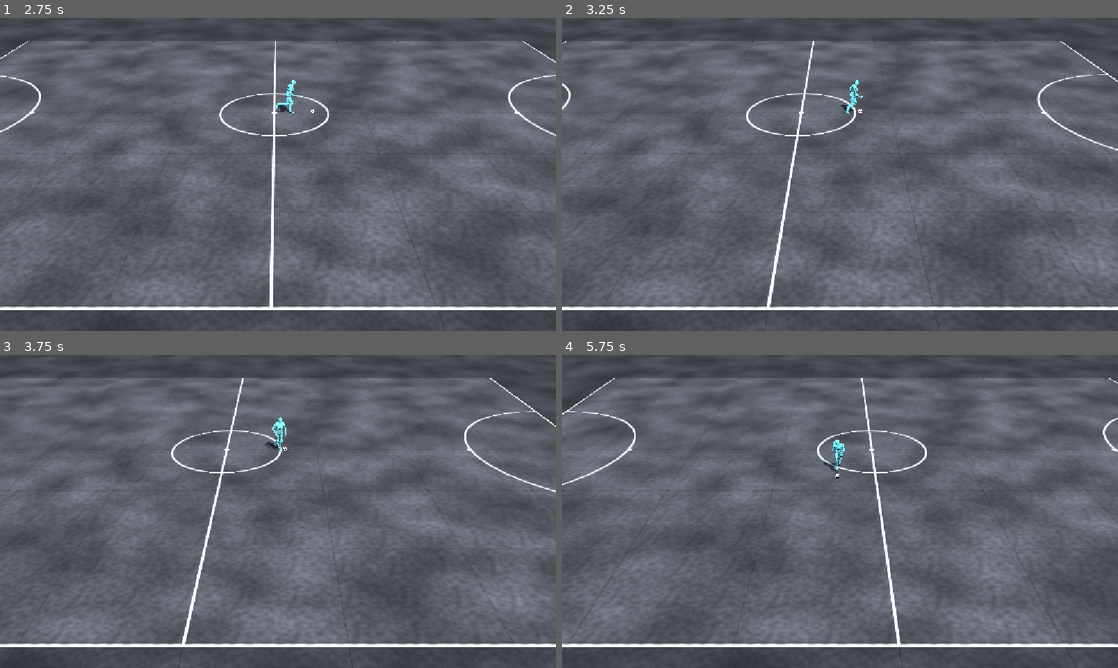
Above: before the commit, frames 1-4 (two rows, left to right).
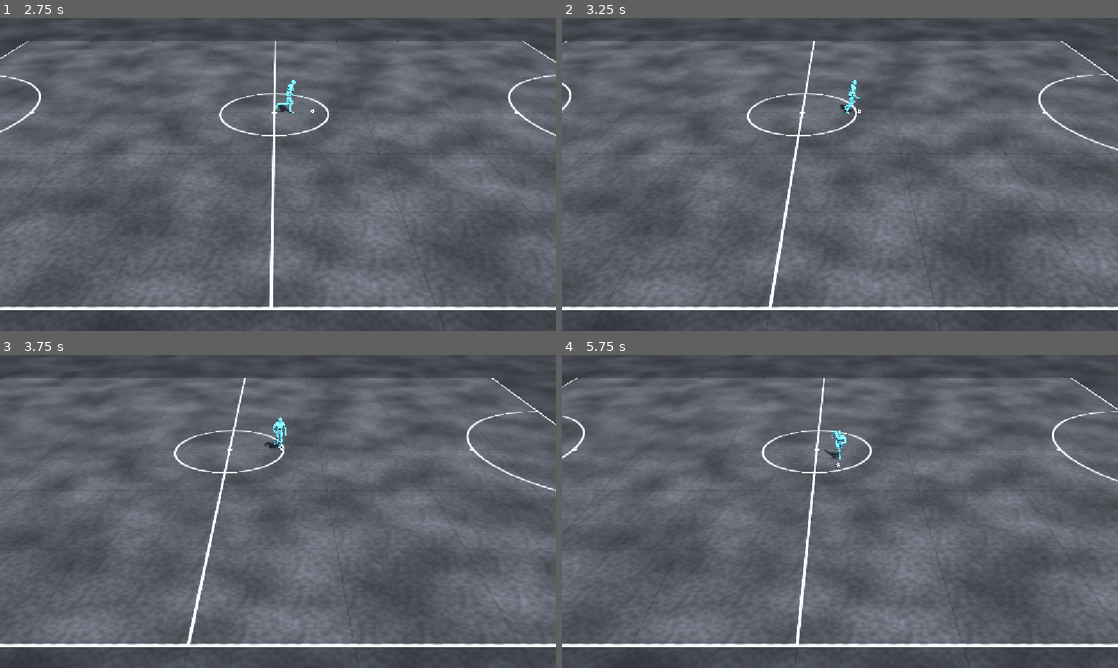
Above: after the commit, the same moments.

Repository: mertgurgenyatagi/project-deca
Game: Godot game, scene res://scenes/main.tscn
The game is run twice, just before and just after one commit, with the same random seed, the same clock (stepped at 60 frames per second) and the same inputs.
Inputs (mouse positions are in pixels of both pictures, inside the frame that each line leads up to):
- Up to frame 1 (2.75 s): tap Enter at 0.5 s; move the mouse to (400, 158) at 0.52 s; hold Right (move_right) 0.53-1.25 s; hold Shift (sprint) 0.53-1.25 s; click (400, 158) at 0.67 s; tap Space at 0.77 s; drag from (166, 190) to (250, 237) at 1.27 s; move the mouse to (333, 105) at 2.02 s; hold Right (move_right) from 2.03 s (still down); hold Shift (sprint) from 2.03 s (still down)
- Up to frame 2 (3.25 s): release Right (move_right) at 2.75 s; release Shift (sprint) at 2.75 s; drag from (812, 237) to (673, 127) at 2.77 s
- Up to frame 3 (3.75 s): move the mouse to (444, 558) at 3.52 s; hold Left (move_left) from 3.53 s (still down); hold Shift (sprint) from 3.53 s (still down)
- Up to frame 4 (5.75 s): tap Space at 3.77 s; release Left (move_left) at 4.25 s; release Shift (sprint) at 4.25 s; drag from (673, 464) to (756, 433) at 4.27 s; move the mouse to (867, 511) at 5.02 s; hold Down (move_down) from 5.03 s (still down); hold Shift (sprint) from 5.03 s (still down); click (867, 511) at 5.17 s

Frame 1 is identical in both runs. In frame 2, 1.2% of the frame differs, in the area x 0-100%, y 7-100%; in frame 3, 2.1%; in frame 4, 20%, in the area x 0-100%, y 0-100%.

Commit message:
Bring back a moderate reach for the ball when a change waits
Next foot swing touches, and a toe within 0.14 m can make the touch;
the hip reach stays 0.5 m (inside where the ball usually is), so a key
press never touches the ball instantly.

Co-Authored-By: Claude Opus 5.5 <noreply@anthropic.com>

Diff:
--- a/tavernaball/scripts/dribble.gd
+++ b/tavernaball/scripts/dribble.gd
@@ -82,6 +82,10 @@
 ## A held ball this close to the hips (m) counts as at the feet: a waiting
 ## change of direction can be made with a touch.
 @export var control_reach := 0.5
+## While a change waits, a toe this close to the ball's surface (m) reaches
+## for it and makes the touch. Kept small: too large and the ball answers the
+## keys at once, as if attached.
+@export var reach_for_ball := 0.14
 const PREDICT_STEP := 1.0 / 60.0
 const PREDICT_HORIZON := 2.5
 ## Below this predicted speed (m/s) at the next touch, the ball is brought to rest instead.
@@ -585,17 +589,18 @@
 		# A foot ran into the ball: that is a touch, and it pushes the ball away.
 		_touch("contact", contact)
 	elif _direction_pending() and _since_touch > CONTACT_COOLDOWN \
-			and (contact.gap < touch_reach or _ground(ball.position).distance_to(_hips()) <= control_reach):
-		# The foot has reached the ball: make the waiting change with this touch.
+			and (contact.gap < reach_for_ball or _ground(ball.position).distance_to(_hips()) <= control_reach):
+		# The player reaches for the ball: make the waiting change with this touch.
 		_touch("control")
 	elif _clamped and contact.gap < touch_reach and _since_touch > TOUCH_COOLDOWN:
 		_touch("early")
 
 	var pending := _direction_pending()
 	if pending and not _was_pending and not _resting:
-		# A change is waiting: bring the next touch forward to the next step,
-		# and let the ball be touched early as soon as a toe reaches it.
-		_touch_after(0.5, -1)
+		# A change is waiting: the player goes for the ball. The next touch
+		# moves to the very next foot swing, and a toe reaching for the ball
+		# can make it sooner still.
+		_touch_after(0.25, -1)
 		_clamped = true
 	_was_pending = pending
 
Not shown, changed: docs/touch-dribbling.md
